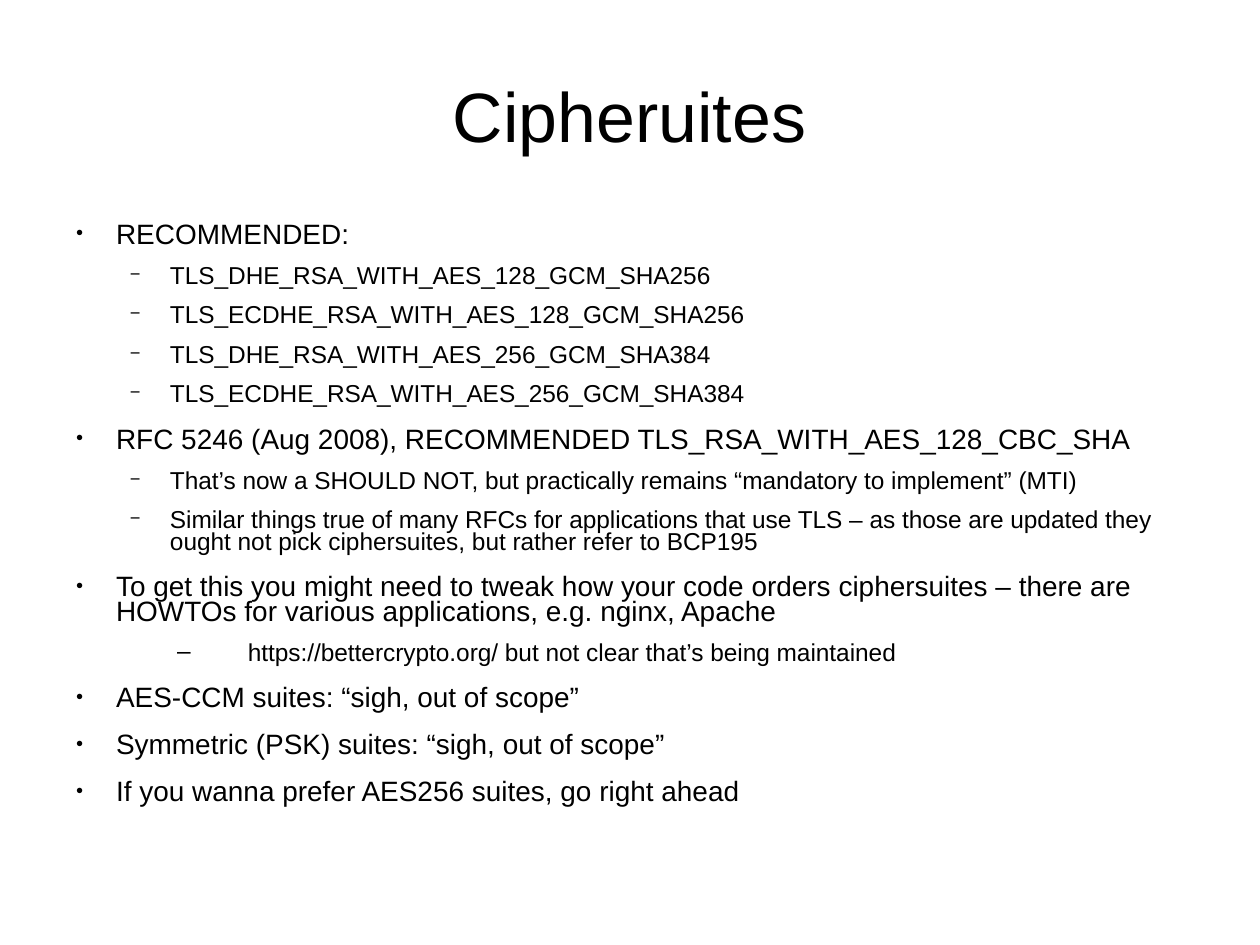
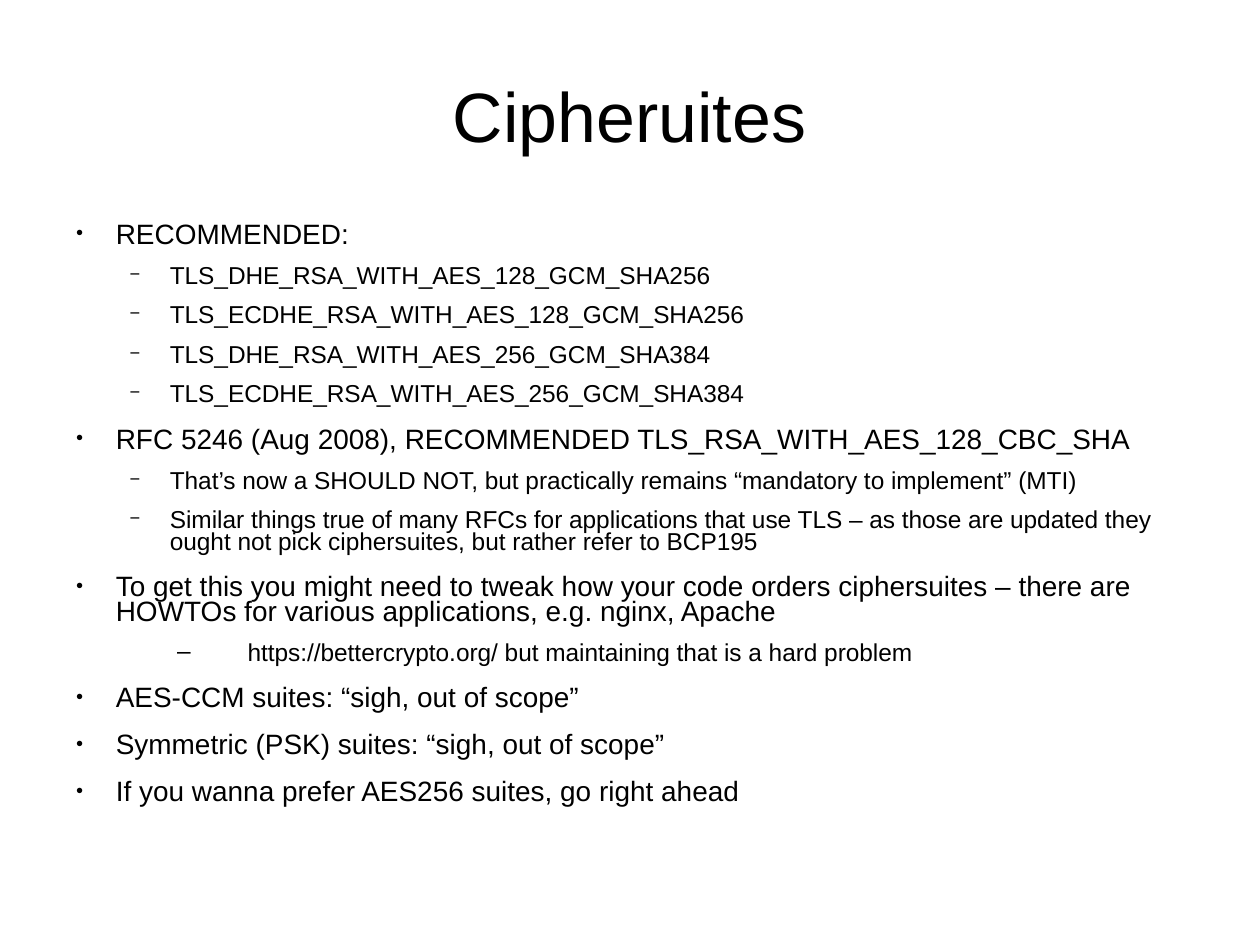
Before and after one commit to sftcd/cs7053, a slide deck: slide 11 of 2016lectures/07-tls-details.ppt. Drawn at 1260x945 pixels with LibreOffice and Linux fonts; fonts in the diff are those of the drawing. Boxes give left, top, right and bottom in pixels: in the first picture for what was removed or moved away, otherwise in the second. Text is boxed around its words. In the diff, an @@ line names an element or a change of style, - is before the commit and + after.

```diff
--- a/2016lectures/07-tls-details.ppt
+++ b/2016lectures/07-tls-details.ppt
@@ text at box(116, 224, 1151, 760): indent changed @@
@@ text at box(248, 643, 912, 666): text changed @@
-  – https://bettercrypto.org/ but not clear that’s being maintained
+  – https://bettercrypto.org/ but maintaining that is a hard problem
```
Also in this commit, not shown: 12 other slides changed, 4 other files.
